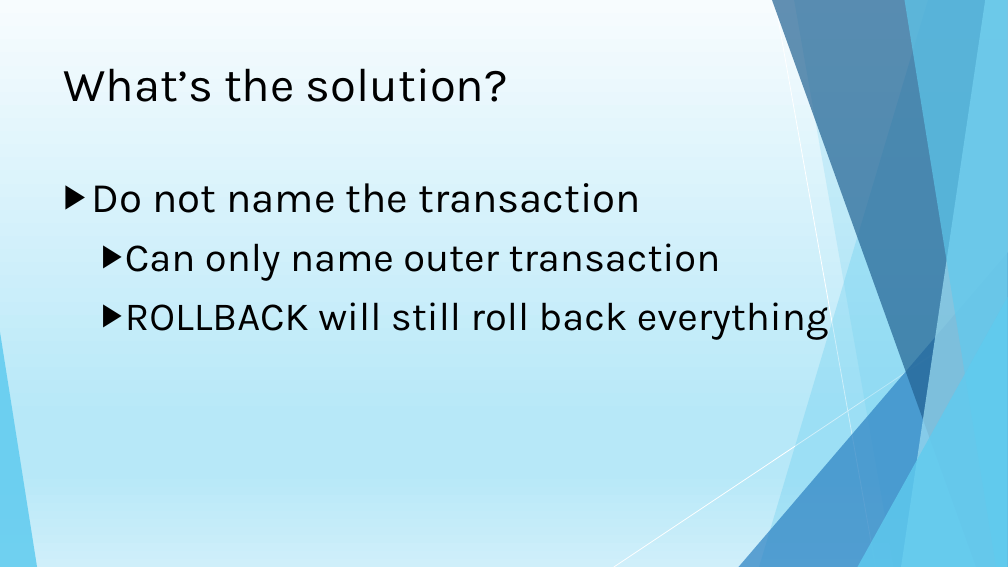
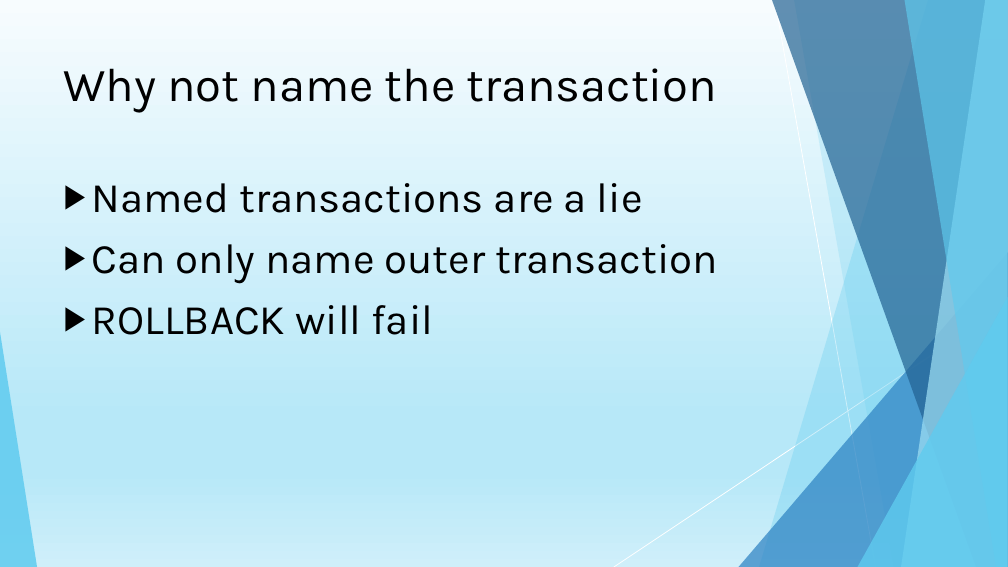
Before and after one commit to ChrisJohnson0120/ErrorHandlingTalks, a slide deck: slide 42 of Presentations/Error Handling Lightning Talk.pptx (slide 39 before the commit). Drawn at 1008x567 pixels with LibreOffice and Linux fonts; fonts in the diff are those of the drawing. Boxes give left, top, right and bottom in pixels: in the first picture for what was removed or moved away, otherwise in the second. Text is boxed around its words. In the diff, an @@ line names an element or a change of style, - is before the commit and + after.

```diff
--- a/Presentations/Error Handling Lightning Talk.pptx
+++ b/Presentations/Error Handling Lightning Talk.pptx
@@ title at bbox=[64, 68, 718, 113]: text changed @@
-What’s the solution?
+Why not name the transaction
@@ text at bbox=[92, 183, 643, 213]: text changed @@
-▶ Do not name the transaction
+▶ Named transactions are a lie
@@ text at bbox=[92, 244, 718, 284]: size 38 to 40 pt in "Can only name outer transaction"; list level 2 to 1 in "Can only name outer transaction" @@
@@ text at bbox=[92, 305, 434, 335]: text changed; size 38 to 40 pt @@
-  ▶ ROLLBACK will still roll back everything
+▶ ROLLBACK will fail
```
Also in this commit, not shown: 4 other slides changed, 2 slides added.
